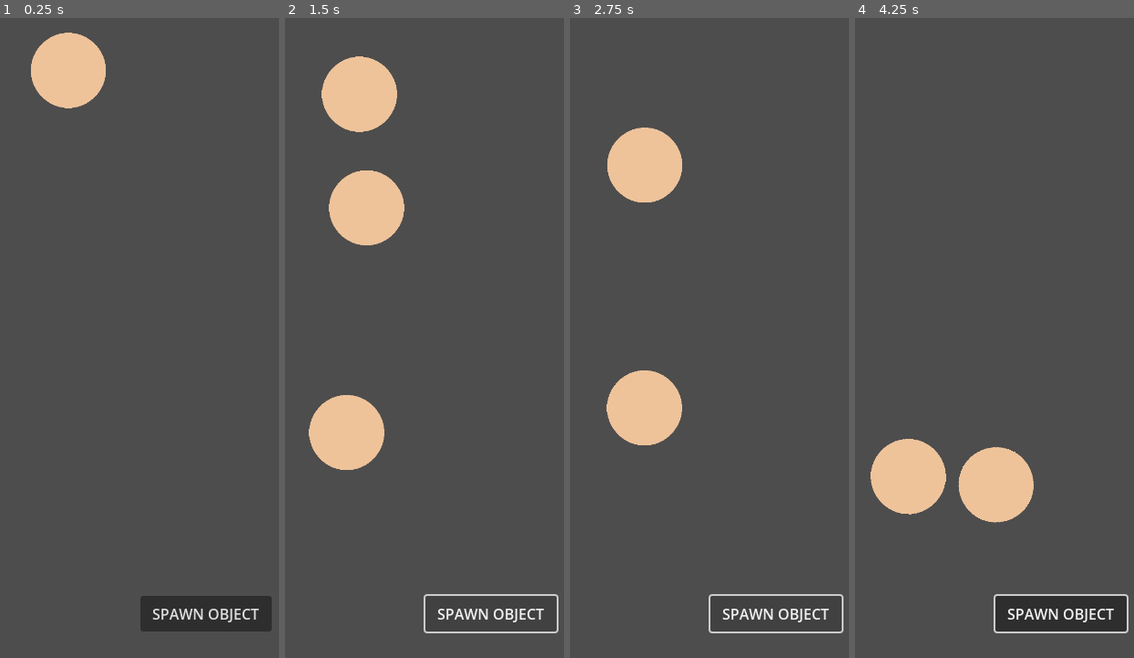
Above: before the commit, frames 1-4 (left to right).
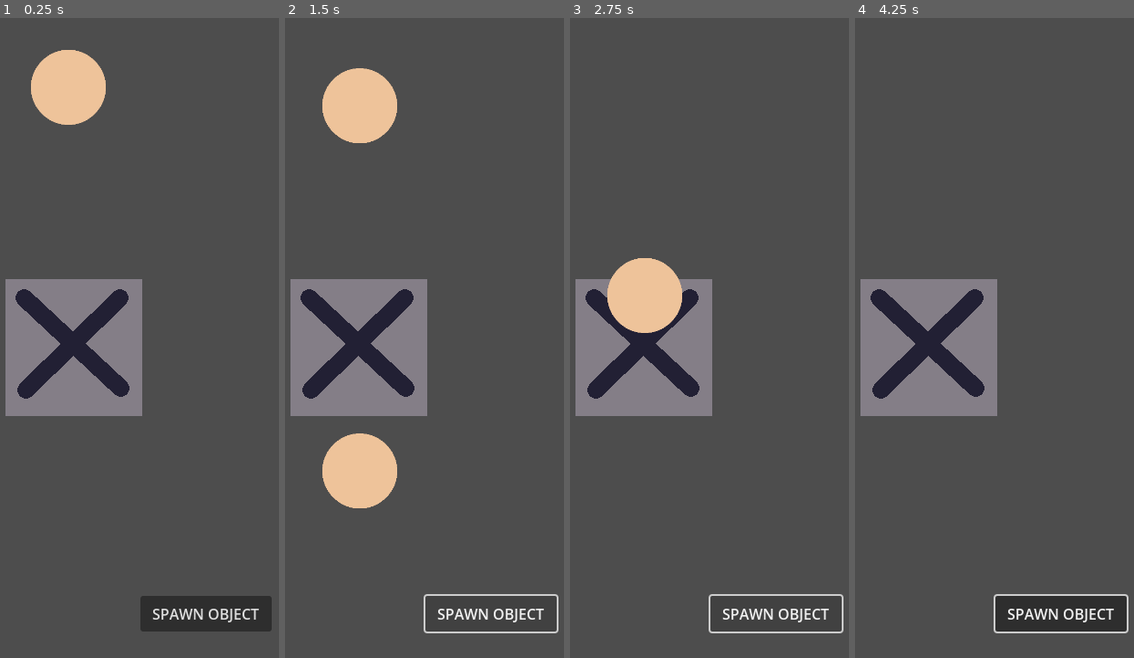
Above: after the commit, the same moments.

Repository: nathrmendoza/isv-godot-v2
Game: Godot game, scene res://scenes/level_debug.tscn
Same seed, same stepped clock (60 frames per second), same inputs: the game is played once before the commit and once after it.
Inputs (mouse positions are in pixels of both pictures, inside the frame that each line leads up to):
- Up to frame 1 (0.25 s): no input
- Up to frame 2 (1.5 s): click "SPAWN OBJECT" at 0.5 s; click "SPAWN OBJECT" at 1.25 s
- Up to frame 3 (2.75 s): click "SPAWN OBJECT" at 2 s
- Up to frame 4 (4.25 s): drag from (930, 414) to (930, 171) at 2.77 s; drag from (933, 139) to (908, 459) at 3.52 s

The runs differ from the first frame. In frame 1, 12% of the frame differs, in the area x 1-51%, y 2-63%; in frame 2, 17%, in the area x 1-51%, y 5-77%; in frame 3, 14%; in frame 4, 15%.

Commit message:
fixes: 09/20/24

Diff:
--- a/project.godot
+++ b/project.godot
@@ -19,6 +19,9 @@
 
 window/size/viewport_width=480
 window/size/viewport_height=720
+window/size/initial_position=Vector2i(-1, 0)
+window/stretch/mode="canvas_items"
+window/handheld/orientation=1
 
 [input]
 
@@ -30,8 +33,9 @@
 
 [physics]
 
-2d/default_gravity=600.0
+2d/default_gravity=1000.0
 
 [rendering]
 
 renderer/rendering_method="mobile"
+textures/vram_compression/import_etc2_astc=true
--- a/scenes/level_debug.tscn
+++ b/scenes/level_debug.tscn
@@ -1,7 +1,8 @@
-[gd_scene load_steps=3 format=3 uid="uid://gf6116eqikgr"]
+[gd_scene load_steps=4 format=3 uid="uid://gf6116eqikgr"]
 
 [ext_resource type="PackedScene" uid="uid://dvbw61cjjh4ty" path="res://scenes/obj_ingredient.tscn" id="1_0booi"]
 [ext_resource type="Script" path="res://scripts/debug.gd" id="1_d5xud"]
+[ext_resource type="PackedScene" uid="uid://def7o8q05t2hh" path="res://scenes/obj_droppable.tscn" id="3_xmf5l"]
 
 [node name="LevelDebug" type="Node2D"]
 script = ExtResource("1_d5xud")
@@ -25,4 +26,7 @@
 grow_vertical = 0
 text = "SPAWN OBJECT"
 
+[node name="ObjDroppable" parent="." instance=ExtResource("3_xmf5l")]
+position = Vector2(239, 380)
+
 [connection signal="pressed" from="Button" to="." method="_on_button_pressed"]
--- /dev/null
+++ b/scenes/obj_droppable.tscn
@@ -0,0 +1,21 @@
+[gd_scene load_steps=4 format=3 uid="uid://def7o8q05t2hh"]
+
+[ext_resource type="Script" path="res://scripts/bhv_droppable.gd" id="1_u5bft"]
+[ext_resource type="Texture2D" uid="uid://bygkgd8limgyy" path="res://sprites/test_droppable.png" id="2_1dwnu"]
+
+[sub_resource type="RectangleShape2D" id="RectangleShape2D_qjvdr"]
+size = Vector2(150, 150)
+
+[node name="ObjDroppable" type="Node2D"]
+script = ExtResource("1_u5bft")
+
+[node name="Sprite2D" type="Sprite2D" parent="."]
+texture = ExtResource("2_1dwnu")
+
+[node name="Area2D" type="Area2D" parent="."]
+
+[node name="CollisionShape2D" type="CollisionShape2D" parent="Area2D"]
+shape = SubResource("RectangleShape2D_qjvdr")
+
+[connection signal="body_entered" from="Area2D" to="." method="_on_area_2d_body_entered"]
+[connection signal="body_exited" from="Area2D" to="." method="_on_area_2d_body_exited"]
--- a/scenes/obj_ingredient.tscn
+++ b/scenes/obj_ingredient.tscn
@@ -30,8 +30,9 @@
 size = Vector2(84, 84)
 
 [node name="ObjIngredient" type="RigidBody2D"]
+z_index = 1
 input_pickable = true
-gravity_scale = 0.6
+freeze_mode = 1
 contact_monitor = true
 max_contacts_reported = 1
 script = ExtResource("1_n7a4u")
--- /dev/null
+++ b/scripts/bhv_droppable.gd
@@ -0,0 +1,9 @@
+extends Node2D
+
+
+func _on_area_2d_body_entered(body: Node2D) -> void:
+	print_debug('body entered', body)
+
+
+func _on_area_2d_body_exited(body: Node2D) -> void:
+	print_debug('body exited', body)
--- a/scripts/bhv_ingredient.gd
+++ b/scripts/bhv_ingredient.gd
@@ -14,7 +14,7 @@
 var pointer_velocity: Vector2
 
 var throw_force_mult: float = 15.0
-var throw_max_velocity: float = 25.0
+var throw_max_velocity: float = 50.0
 
 var offscreen_margin: float
 var viewport_height: float
@@ -34,7 +34,7 @@
 
 #handle press and release on collider
 func _on_input_event(viewport: Node, event: InputEvent, shape_idx: int) -> void:
-	if (event is InputEventMouseButton and event.button_index == MOUSE_BUTTON_LEFT) or (event is InputEventScreenTouch):
+	if event is InputEventMouseButton and event.button_index == MOUSE_BUTTON_LEFT:
 		if event.pressed and draggable:
 			if check_pointer_within_shape(event.global_position):
 				grabbing_object(event.global_position)
Not shown, added: export_presets.cfg
Binary file changed: sprites/Main.aseprite
Binary file added: sprites/test_droppable.png
Not shown, added: sprites/test_droppable.png.import
Not shown, added: build/MechanicsTesting.apk
Not shown, added: build/MechanicsTesting.apk.idsig
Not shown, added: build/mygame.keystore
